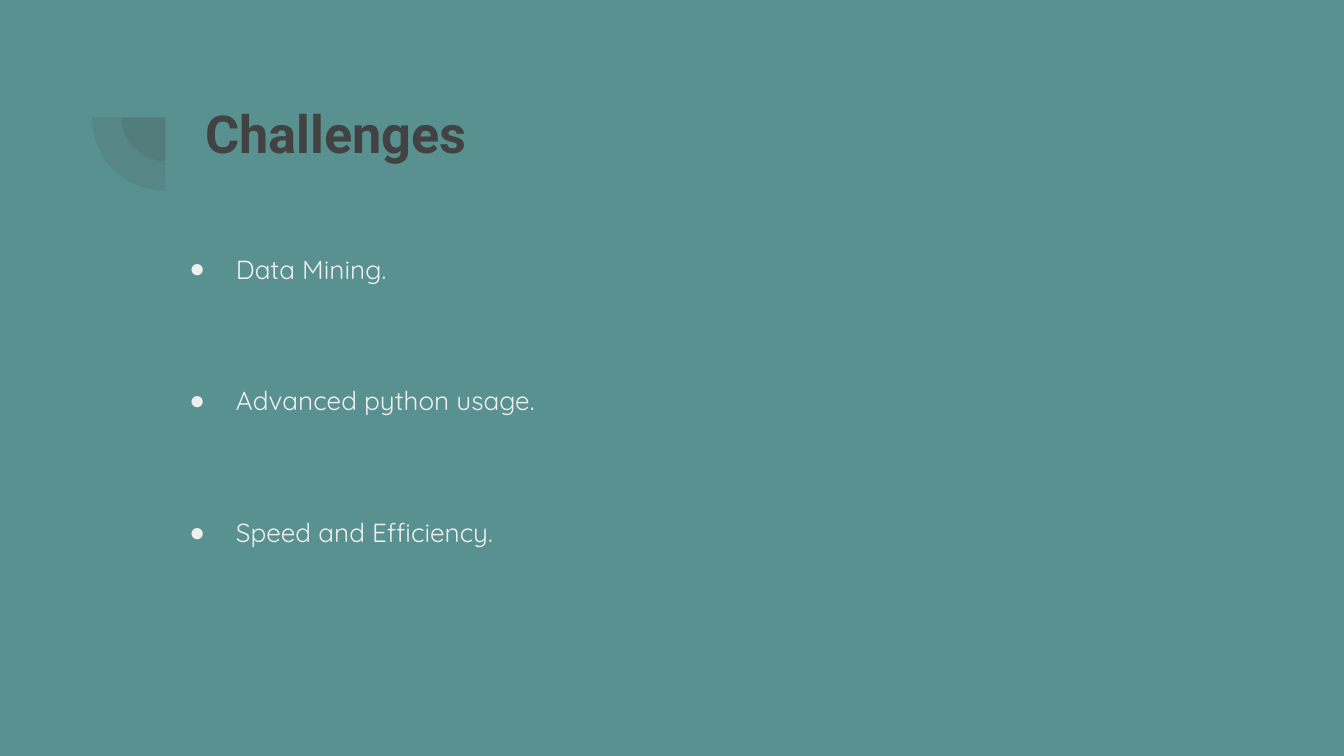
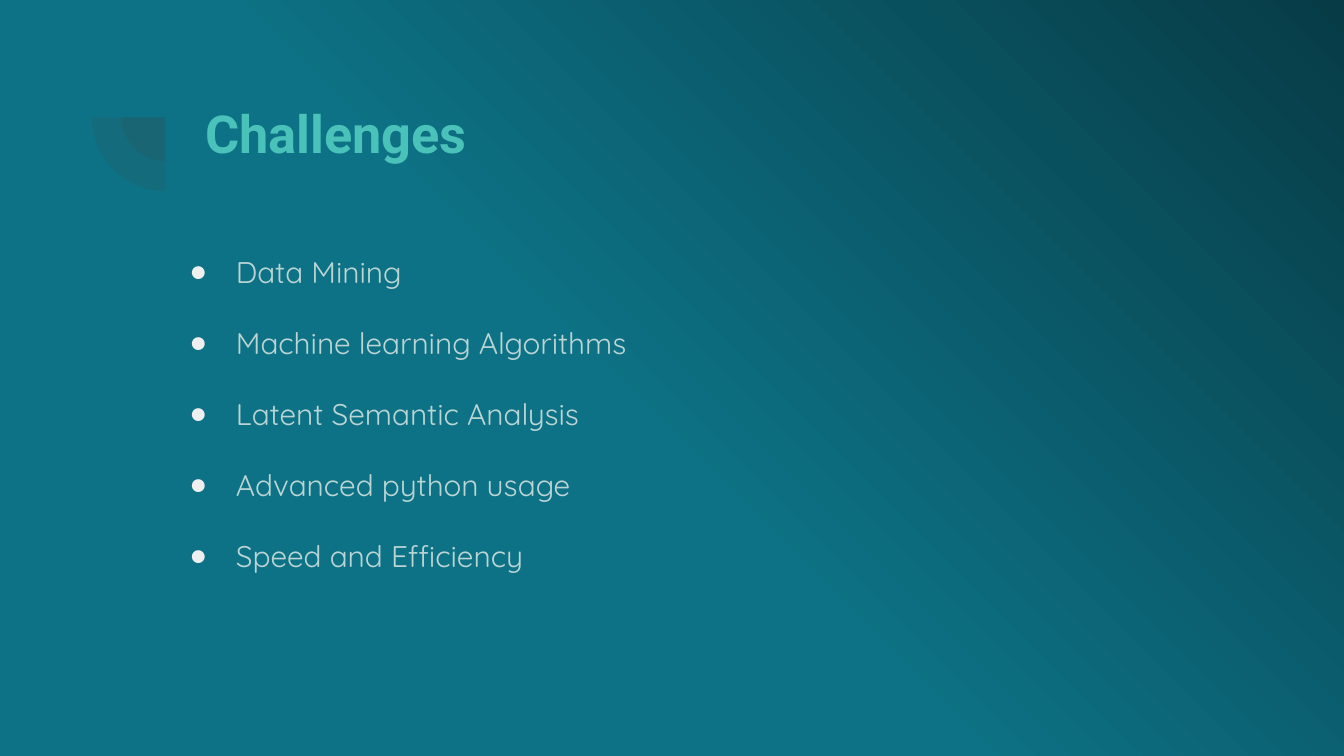
Before and after one commit to fobmsm/fobm.github.io, a slide deck: slide 7 of Future Oriented Benchmarking through social media analysis.ppsx (slide 6 before the commit). Drawn at 1344x756 pixels with LibreOffice and Linux fonts; fonts in the diff are those of the drawing. Boxes give left, top, right and bottom in pixels: in the first picture for what was removed or moved away, otherwise in the second. Text is boxed around its words. In the diff, an @@ line names an element or a change of style, - is before the commit and + after.

```diff
--- a/Future Oriented Benchmarking through social media analysis.ppsx
+++ b/Future Oriented Benchmarking through social media analysis.ppsx
@@ background #599191 to gradient #0D7285 to #073B46 @@
@@ title "Challenges" at bbox=[205, 114, 466, 164]: text colour #424242 to #4AC1B9 @@
@@ text at bbox=[236, 262, 626, 573]: text changed; size 14 to 16 pt; text colour #EFEFEF to #BBD5D5 @@
-● Data Mining.
-● Advanced python usage.
-● Speed and Efficiency.
+● Data Mining
+● Machine learning Algorithms
+● Latent Semantic Analysis
+● Advanced python usage
+● Speed and Efficiency
```
Also in this commit, not shown: 7 other slides changed, 2 slides added, 1 slide removed, 2 other files.
